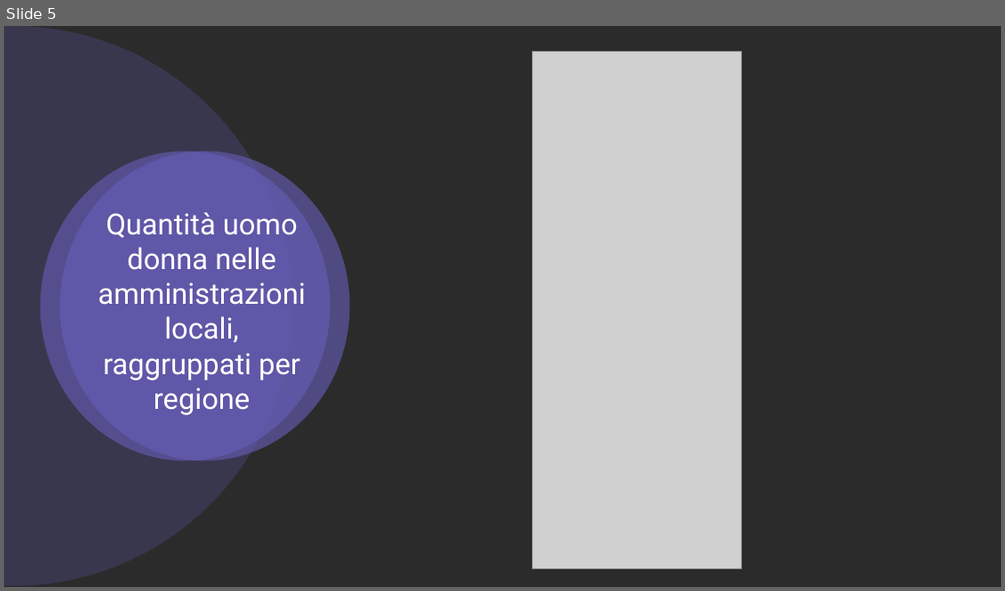
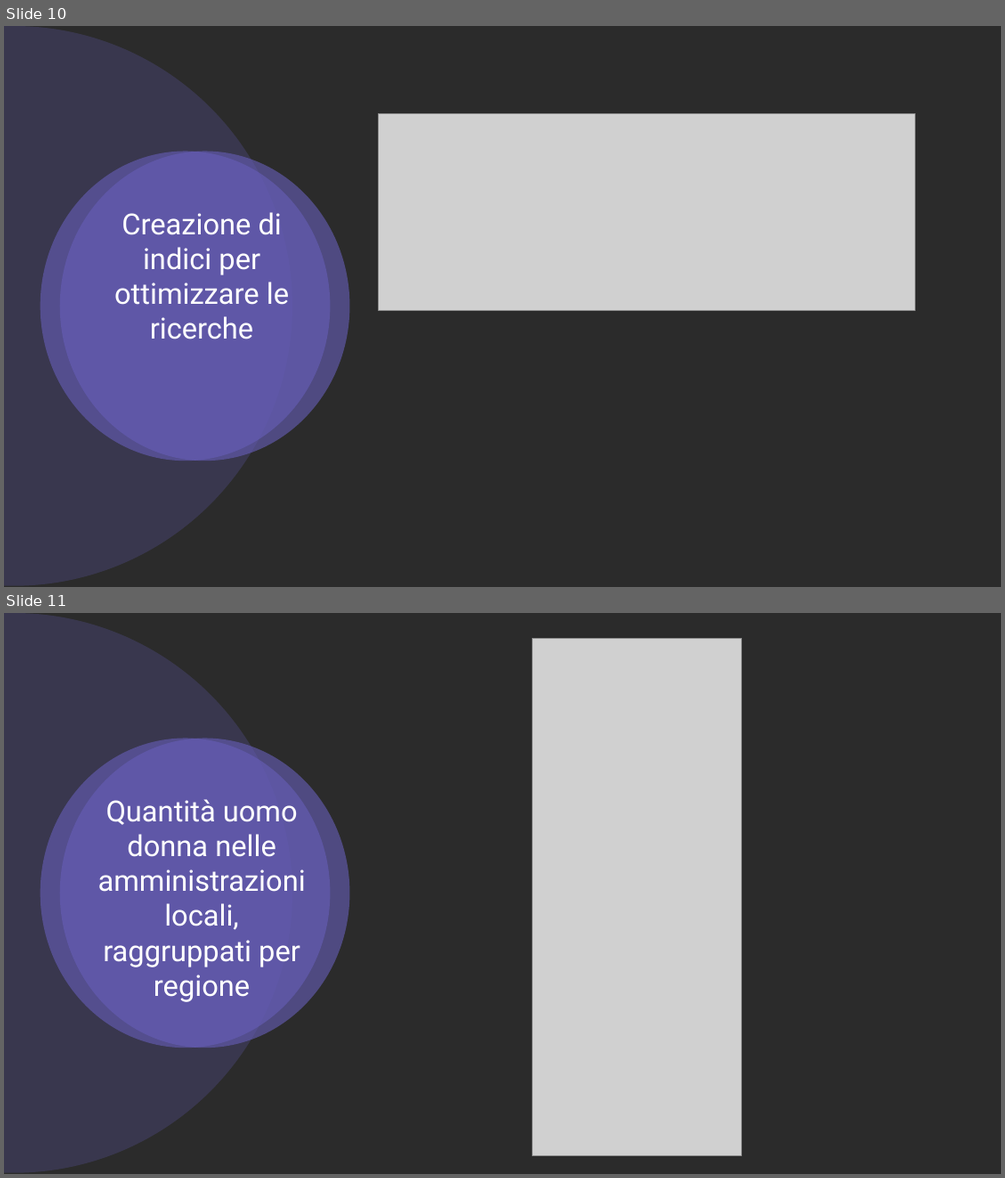
Before and after one commit to DomenicoM92/BDII_Project, a slide deck: documentation/bd_project.pptx. Shown one above the other, each under a label of ours: slide 5 before the commit, slides 10 and 11 after it. The pictures are 1005x591 and 1005x1178 pixels, drawn with LibreOffice and Linux fonts; fonts in the diff are those of the drawing; grey boxes stand for pictures; background and template pictures are left out; a plain dark background stands for a picture behind light text. Boxes give left, top, right and bottom in pixels: in the first picture for what was removed or moved away, otherwise in the second. Text is boxed around its words. In the diff, an @@ line names an element or a change of style, - is before the commit and + after.

Commit message:
update powerpoint presentation

```diff
--- a/documentation/bd_project.pptx
+++ b/documentation/bd_project.pptx
@@ slide 10 added at (4, 26, 1001, 587), background picture (left out) @@
@@ ellipse added at (4, 26, 292, 585), fill #665EB8 at 25% opacity @@
@@ picture added at (379, 113, 915, 310) @@
@@ ellipse added at (40, 151, 330, 460), fill #665EB8 at 61% opacity @@
@@ ellipse added at (60, 151, 350, 460), fill #665EB8 at 61% opacity @@
@@ text added at (114, 212, 289, 339), 28 pt, text #FFFFFF @@
+Creazione di indici per ottimizzare le ricerche
@@ what was slide 5 is now slide 11 @@
```
Also in this commit, not shown: 5 slides changed, 5 other slides added, 2 other files.
